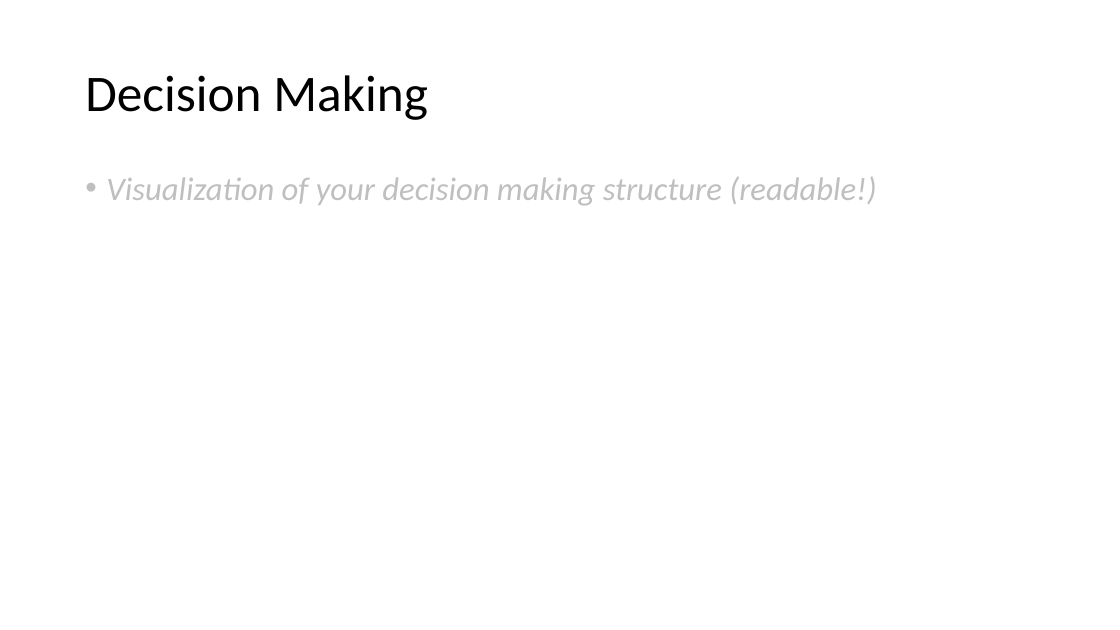
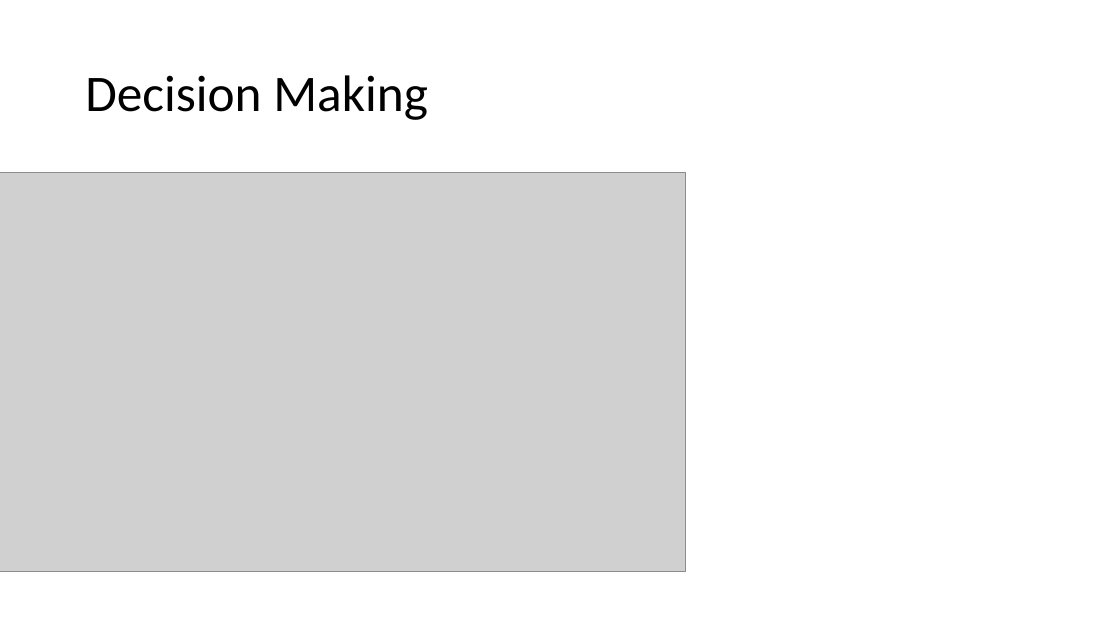
Before and after one commit to LuckyLuke00/Gameplay_Programming, a slide deck: slide 2 of DAE15_Kinoo_Lucas_GPP-Exam2022/GPP_ZombieAI_KinooLucas_2DAE15.pptx. Drawn at 1120x630 pixels with LibreOffice and Linux fonts; fonts in the diff are those of the drawing; grey boxes stand for pictures. Boxes give left, top, right and bottom in pixels: in the first picture for what was removed or moved away, otherwise in the second. Text is boxed around its words. In the diff, an @@ line names an element or a change of style, - is before the commit and + after.

```diff
--- a/DAE15_Kinoo_Lucas_GPP-Exam2022/GPP_ZombieAI_KinooLucas_2DAE15.pptx
+++ b/DAE15_Kinoo_Lucas_GPP-Exam2022/GPP_ZombieAI_KinooLucas_2DAE15.pptx
@@ picture added at box(0, 172, 686, 572) @@
@@ text removed at box(106, 177, 876, 205) @@
-• Visualization of your decision making structure (readable!)
```
Also in this commit, not shown: 3 other slides changed, 1 slide added, 1 slide removed, 1 other file.
